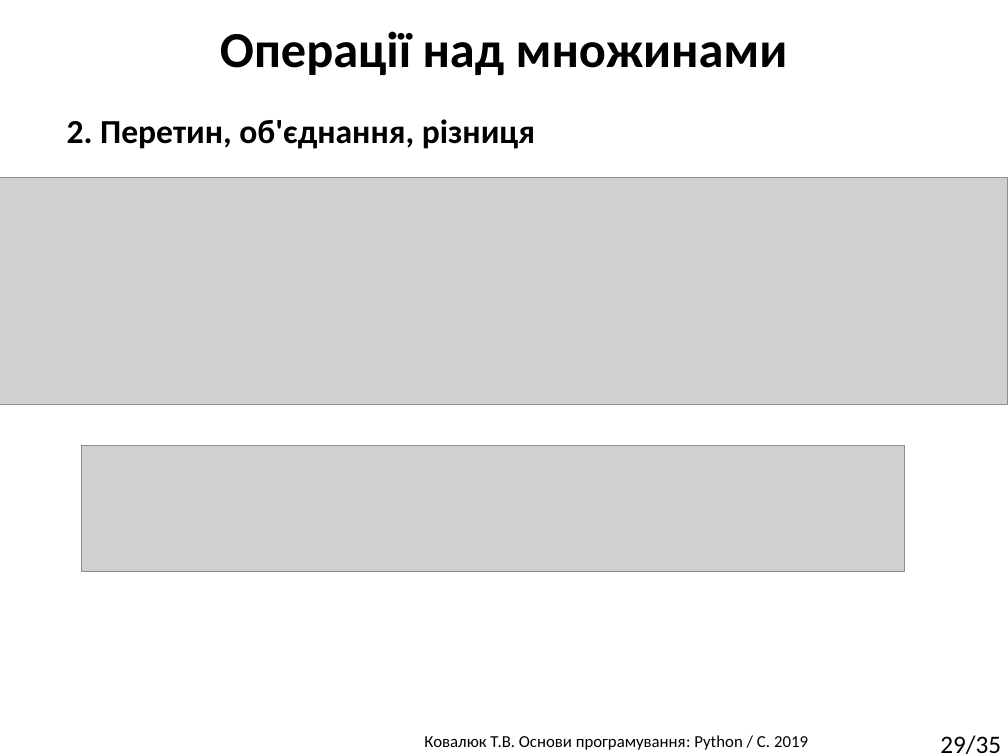
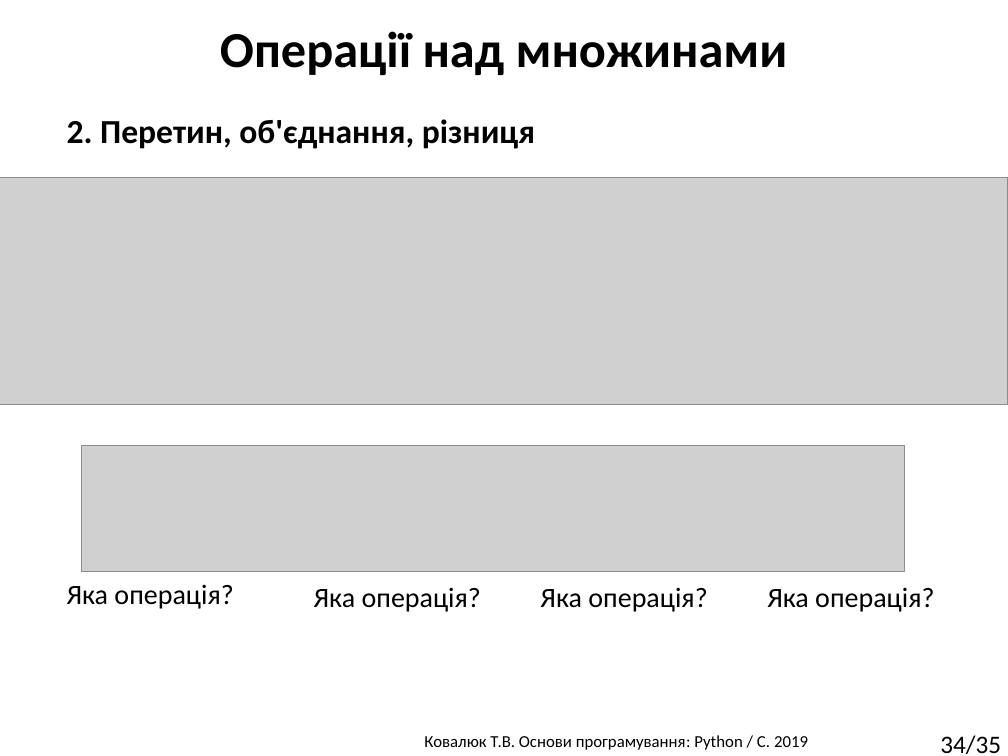
Before and after one commit to tkovalyuk/Basics-of-programming, a slide deck: slide 34 of lec10_python_Dictionaries+Set.pptx (slide 29 before the commit). Drawn at 1008x756 pixels with LibreOffice and Linux fonts; fonts in the diff are those of the drawing; grey boxes stand for pictures; background and template pictures are left out. Boxes give left, top, right and bottom in pixels: in the first picture for what was removed or moved away, otherwise in the second. Text is boxed around its words. In the diff, an @@ line names an element or a change of style, - is before the commit and + after.

```diff
--- a/lec10_python_Dictionaries+Set.pptx
+++ b/lec10_python_Dictionaries+Set.pptx
@@ text added at (67, 584, 233, 609), 20 pt, text #000000 @@
+Яка операція?
@@ text added at (314, 587, 481, 612), 20 pt, text #000000 @@
+Яка операція?
@@ text added at (540, 587, 707, 612), 20 pt, text #000000 @@
+Яка операція?
@@ text added at (767, 587, 934, 612), 20 pt, text #000000 @@
+Яка операція?
@@ page number at (940, 735, 1001, 754): text changed @@
-29/35
+34/35
```
Also in this commit, not shown: 4 other slides changed, 5 slides added.
